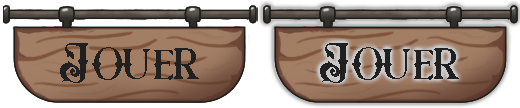
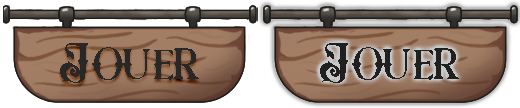
Comparing the layer stacks of the two 520×108 images. Changes:
painted on "Jouer" (2nd of 2, in "Frame_1") over (60, 43, 199, 83)
